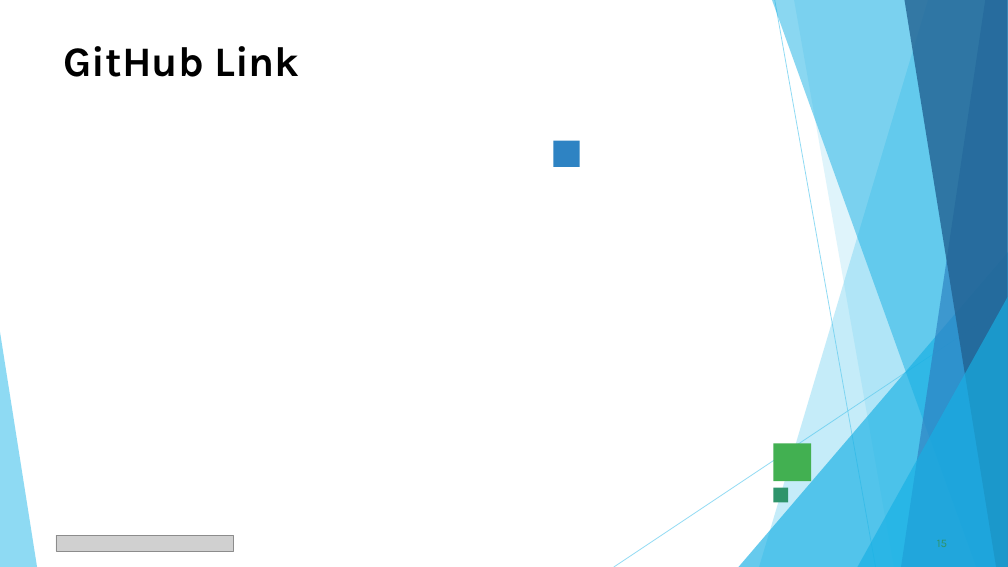
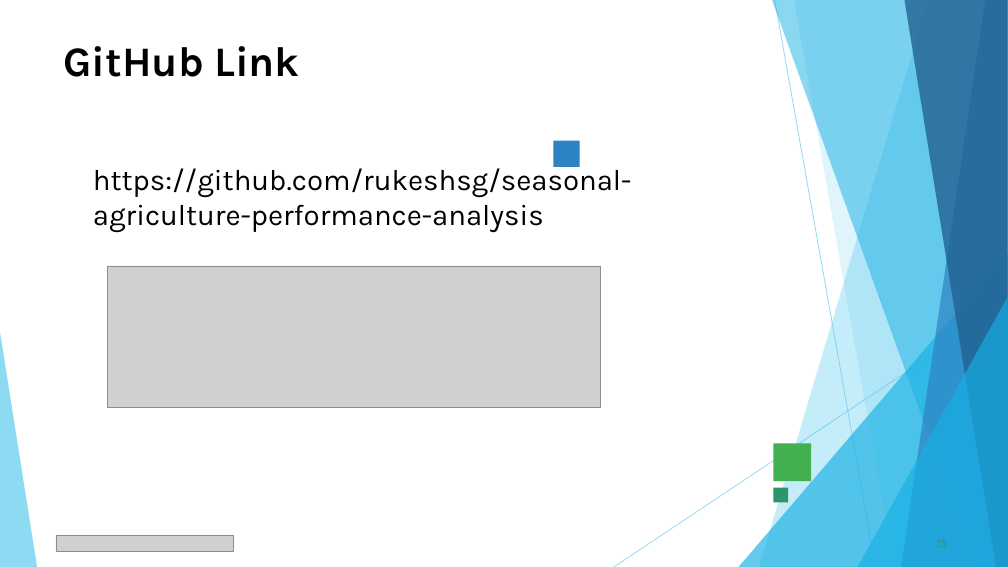
Before and after one commit to rukeshsg/seasonal-agriculture-performance-analysis, a slide deck: slide 15 of VOIS_Major_Project_PPT.pptx. Drawn at 1008x567 pixels with LibreOffice and Linux fonts; fonts in the diff are those of the drawing; grey boxes stand for pictures. Boxes give left, top, right and bottom in pixels: in the first picture for what was removed or moved away, otherwise in the second. Text is boxed around its words. In the diff, an @@ line names an element or a change of style, - is before the commit and + after.

```diff
--- a/VOIS_Major_Project_PPT.pptx
+++ b/VOIS_Major_Project_PPT.pptx
@@ text added at box(93, 163, 632, 233), 28 pt, text #000000 @@
+https://github.com/rukeshsg/seasonal-agriculture-performance-analysis
@@ picture added at box(108, 266, 600, 408) @@
```
